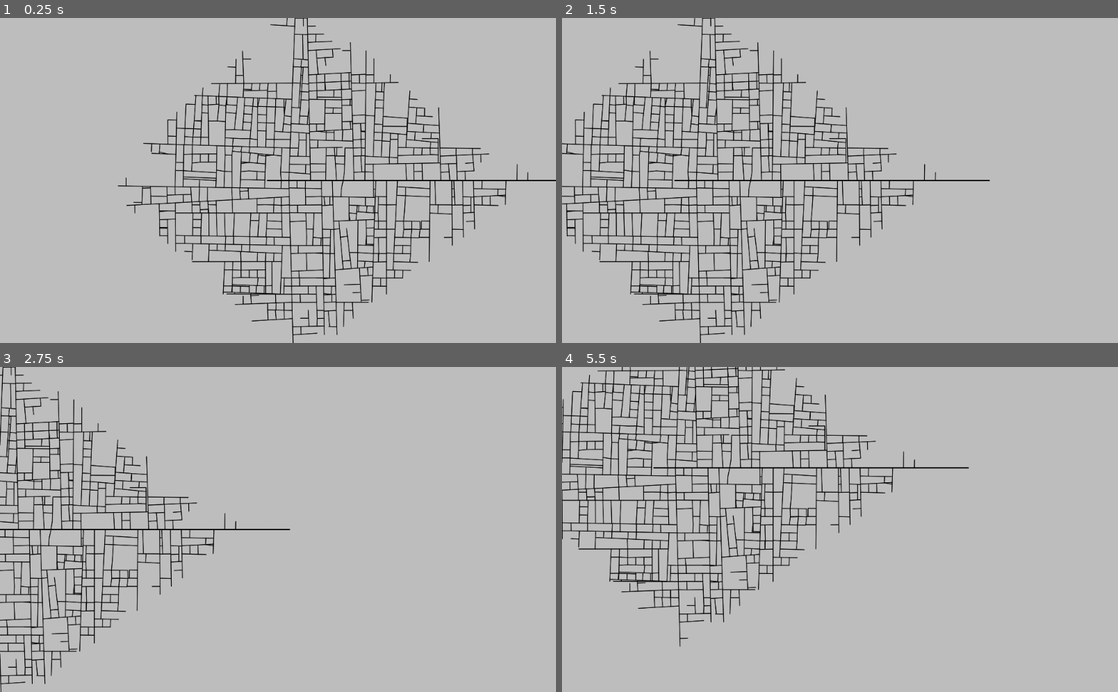
Above: before the commit, frames 1-4 (two rows, left to right).
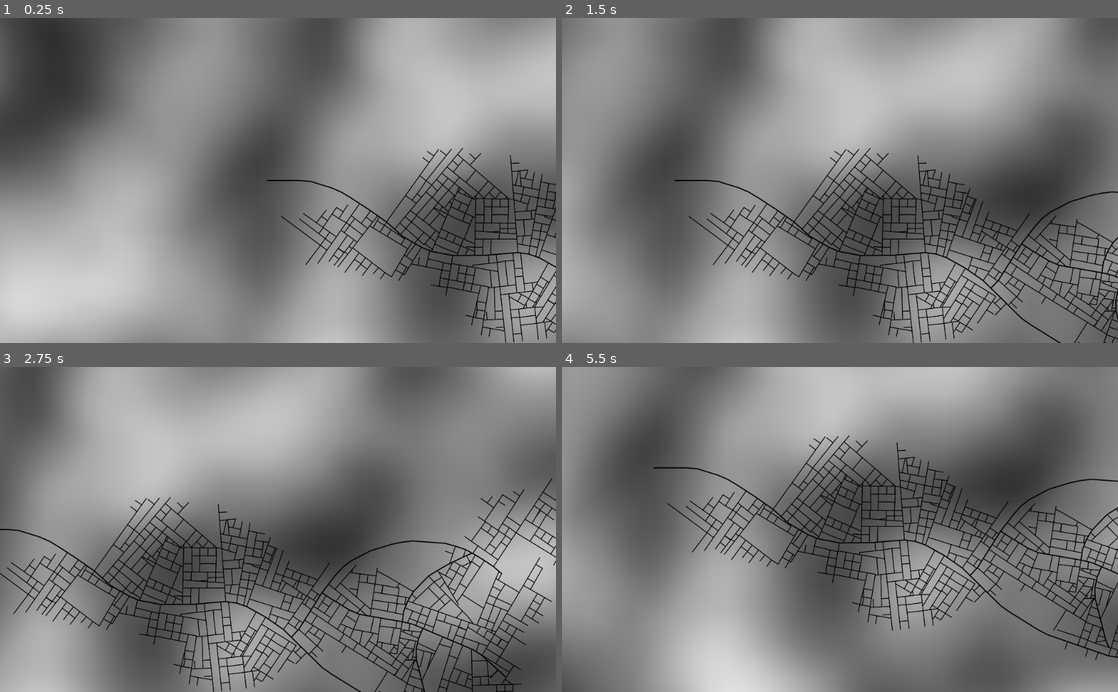
Above: after the commit, the same moments.

Repository: t-mw/citygen-godot
Game: Godot game, scene res://main.tscn
Two runs of this game, one before a commit and one after it. Both use one fixed random seed, a clock stepped at 60 frames per second and the inputs below.
Inputs (mouse positions are in pixels of both pictures, inside the frame that each line leads up to):
- Up to frame 1 (0.25 s): no input
- Up to frame 2 (1.5 s): tap Enter at 0.5 s; move the mouse to (962, 164) at 0.52 s; hold Right (ui_right) 0.53-1.25 s; click (962, 164) at 0.67 s; drag from (728, 196) to (812, 245) at 1.27 s
- Up to frame 3 (2.75 s): move the mouse to (333, 458) at 2.02 s; hold Right (ui_right) from 2.03 s (still down)
- Up to frame 4 (5.5 s): release Right (ui_right) at 2.75 s; drag from (812, 594) to (673, 480) at 2.77 s; move the mouse to (1006, 578) at 3.52 s; hold Left (ui_left) 3.53-4.25 s; drag from (673, 480) to (756, 448) at 4.27 s; move the mouse to (867, 529) at 5.02 s; hold Down (ui_down) from 5.03 s (still down); click (867, 529) at 5.17 s

The runs differ from the first frame. In frame 1, 73% of the frame differs, in the area x 0-100%, y 0-100%; in frame 2, 82%; in frame 3, 80%; in frame 4, 85%.

Commit message:
Add heatmap

Diff:
--- a/citygen.gd
+++ b/citygen.gd
@@ -26,14 +26,23 @@
 func random_straight_angle() -> float:
     return Math.random_angle(STRAIGHT_ANGLE_DEVIATION)
 
-# Called when the node enters the scene tree for the first time.
+const Heatmap = preload("res://heatmap.gd")
+onready var population_heatmap: Heatmap = $"../PopulationHeatmap"
+
+var segments = []
+
 func _ready():
     randomize()
-    generate()
+
+    var noise = population_heatmap.noise
+    noise.seed = randi()
+    noise.octaves = 4
+    noise.period = 10.0
+    noise.persistence = 0.2
+
+    segments = generate()
 
 func _draw():
-    var segments = generate()
-    draw_rect(Rect2(Vector2(-999999, -999999), 2 * Vector2(999999, 999999)), Color.gray, true)
     for segment in segments:
         var width = HIGHWAY_SEGMENT_WIDTH if segment.metadata.highway else DEFAULT_SEGMENT_WIDTH
         draw_line(segment.r_start, segment.r_end, Color.black, width, true)
@@ -77,6 +86,9 @@
 
     return segments
 
+func sample_population(start: Vector2, end: Vector2) -> float:
+    return (population_heatmap.sample(start) + population_heatmap.sample(end)) * 0.5
+
 func local_constraints(segment: Segment, segments: Array) -> bool:
     var action = null
     var action_priority = 0
@@ -191,11 +203,11 @@
         var template = GlobalGoalsTemplate.new(previous_segment)
 
         var continue_straight = template.segment_continue(previous_segment.direction)
-        var straight_pop = 10 # TODO: heatmap.popOnRoad(continueStraight.r)
+        var straight_pop = sample_population(continue_straight.r_start, continue_straight.r_end)
 
         if previous_segment.metadata.highway:
             var random_straight = template.segment_continue(previous_segment.direction + random_straight_angle())
-            var random_pop = 10 # TODO: heatmap.popOnRoad(randomStraight.r)
+            var random_pop = sample_population(random_straight.r_start, random_straight.r_end)
             var road_pop = null
             if random_pop > straight_pop:
                 new_branches.append(random_straight)
--- /dev/null
+++ b/heatmap.gd
@@ -0,0 +1,13 @@
+extends Sprite
+
+onready var noise: OpenSimplexNoise = texture.noise
+var xform_inv: Transform2D
+
+func _ready():
+    var xform = get_global_transform().translated(get_rect().position)
+    xform_inv = xform.affine_inverse()
+
+func sample(global_pos: Vector2) -> float:
+    # NB: in godot 4.0, x and y should be swapped i.e. this will be get_noise_2d(pos.x, pos.y)
+    var local_pos = xform_inv.xform(global_pos)
+    return noise.get_noise_2d(local_pos.y, local_pos.x)
--- /dev/null
+++ b/heatmap.tres
@@ -0,0 +1,8 @@
+[gd_resource type="NoiseTexture" load_steps=2 format=2]
+
+[sub_resource type="OpenSimplexNoise" id=1]
+
+[resource]
+width = 1024
+height = 1024
+noise = SubResource( 1 )
--- a/main.tscn
+++ b/main.tscn
@@ -1,13 +1,22 @@
-[gd_scene load_steps=3 format=2]
+[gd_scene load_steps=5 format=2]
 
 [ext_resource path="res://citygen.gd" type="Script" id=1]
 [ext_resource path="res://camera.gd" type="Script" id=2]
+[ext_resource path="res://heatmap.tres" type="Texture" id=3]
+[ext_resource path="res://heatmap.gd" type="Script" id=4]
 
 [node name="Node2D" type="Node2D"]
-script = ExtResource( 1 )
 
 [node name="Camera2D" type="Camera2D" parent="."]
 current = true
 zoom = Vector2( 20, 20 )
 script = ExtResource( 2 )
 zoom_out_limit = 20
+
+[node name="PopulationHeatmap" type="Sprite" parent="."]
+scale = Vector2( 500, 500 )
+texture = ExtResource( 3 )
+script = ExtResource( 4 )
+
+[node name="CityGen" type="Node2D" parent="."]
+script = ExtResource( 1 )
